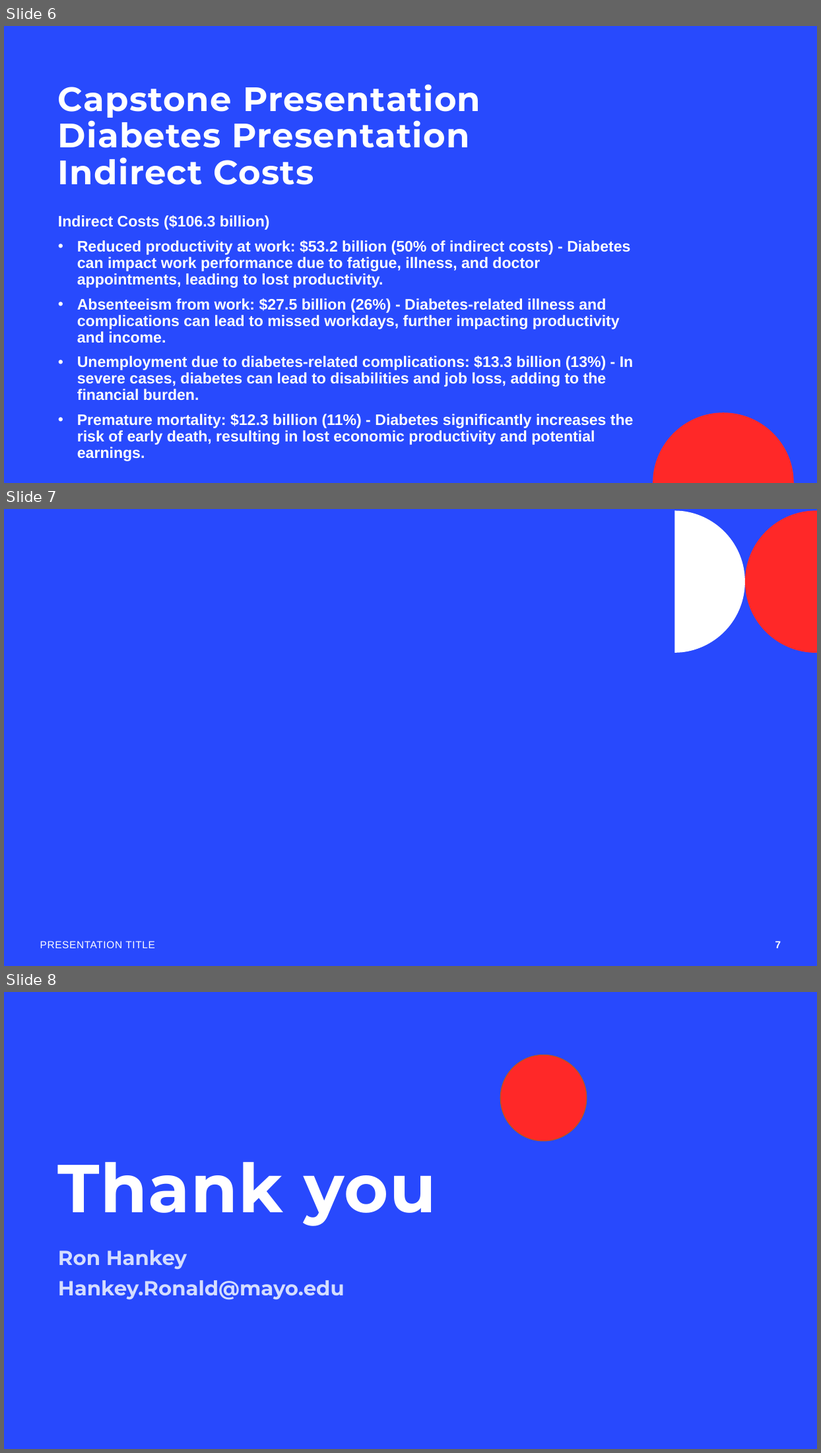
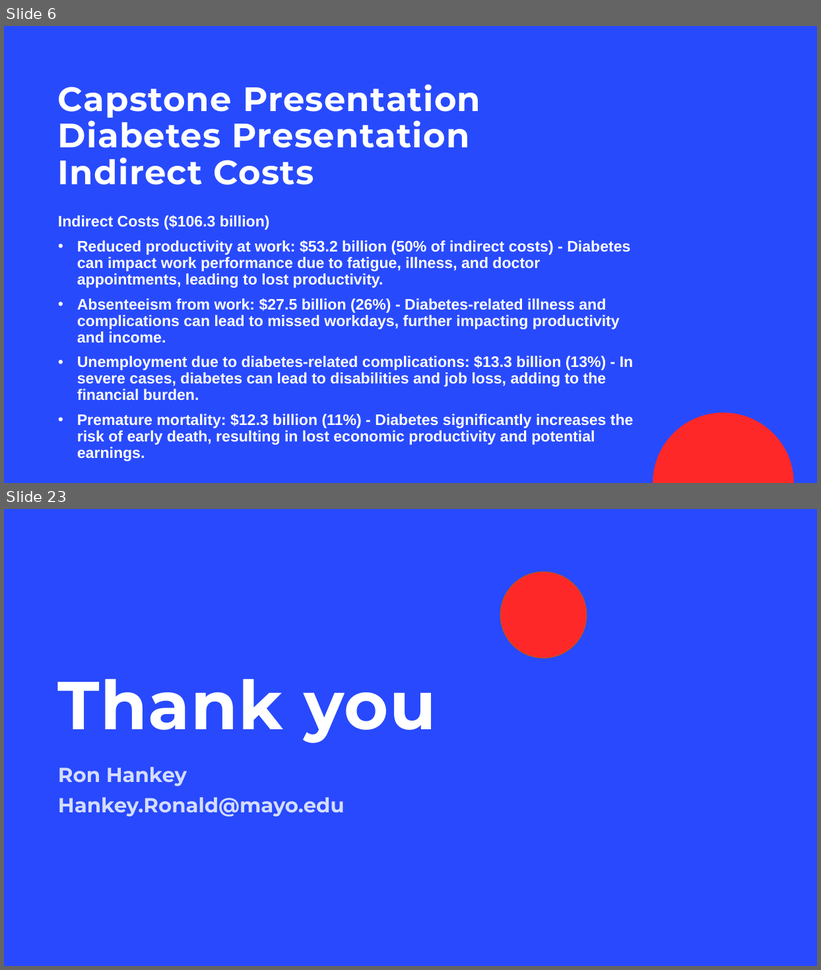
Before and after one commit to lykkelig/Capstone-Two, a slide deck: Capstone_Presentation.pptx. Shown one above the other, each under a label of ours: slides 6, 7 and 8 before the commit, slides 6 and 23 after it; the slides between them are not shown. The pictures are 821x1453 and 821x970 pixels, drawn with LibreOffice and Linux fonts; fonts in the diff are those of the drawing; background and template pictures are left out. Boxes give left, top, right and bottom in pixels: in the first picture for what was removed or moved away, otherwise in the second. Text is boxed around its words. In the diff, an @@ line names an element or a change of style, - is before the commit and + after.

```diff
--- a/Capstone_Presentation.pptx
+++ b/Capstone_Presentation.pptx
@@ slide 7 removed at <box>4,509,817,966</box>, background #2849FD @@
@@ freeform shape removed at <box>675,511,745,653</box> @@
@@ freeform shape removed at <box>745,510,817,653</box> @@
@@ text removed at <box>40,941,154,949</box> @@
-PRESENTATION TITLE
@@ page number removed at <box>776,941,781,949</box> @@
-7
@@ what was slide 8 is now slide 23 @@
```
Also in this commit, not shown: 16 slides added.
